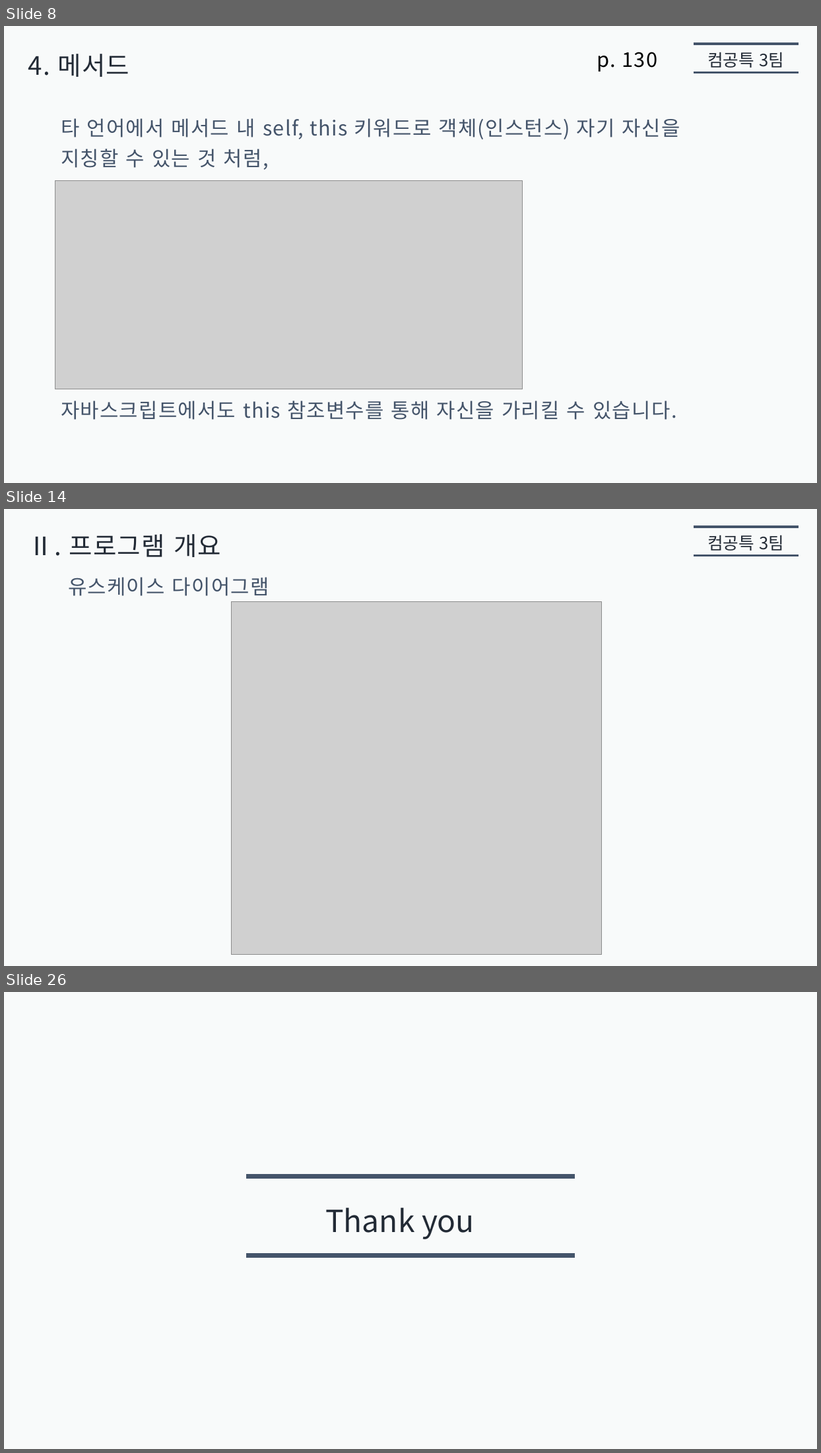
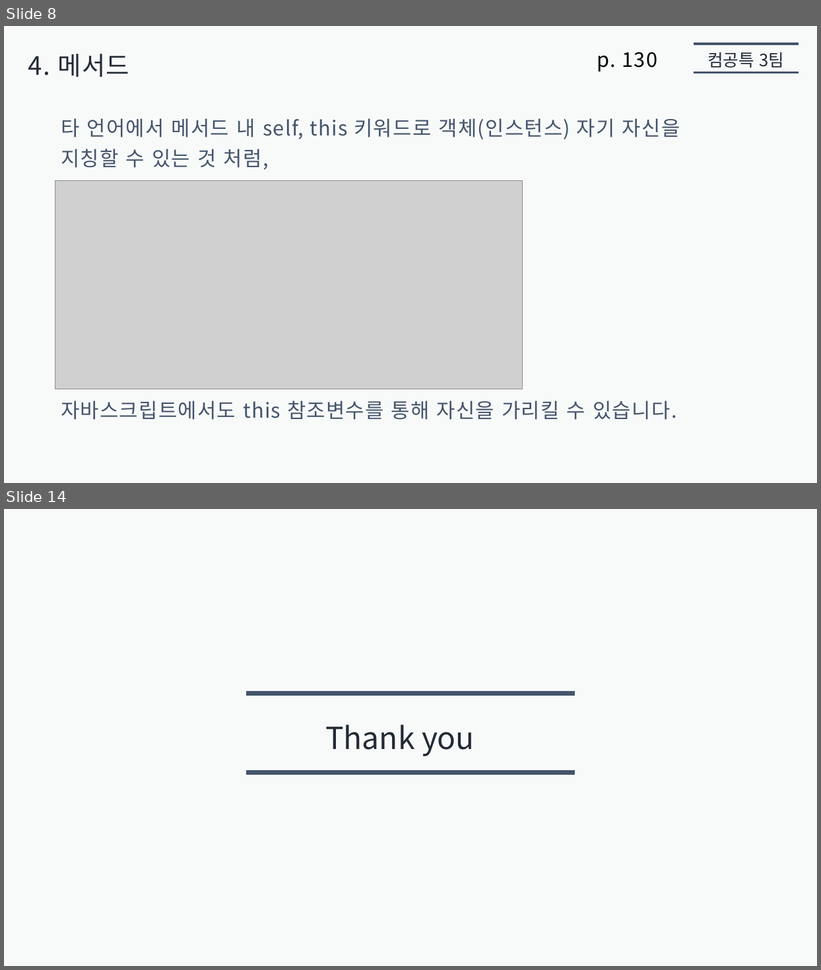
Before and after one commit to jaehoo1/Modern-JavaScript-Deep-Dive, a slide deck: 05. 객체 리터럴/presentation5/jaehoo1/객체_리터럴.pptx. Shown one above the other, each under a label of ours: slides 8, 14 and 26 before the commit, slides 8 and 14 after it; the slides between them are not shown. The pictures are 821x1453 and 821x970 pixels, drawn with LibreOffice and Linux fonts; fonts in the diff are those of the drawing; grey boxes stand for pictures. Boxes give left, top, right and bottom in pixels: in the first picture for what was removed or moved away, otherwise in the second. Text is boxed around its words. In the diff, an @@ line names an element or a change of style, - is before the commit and + after.

```diff
--- a/05. 객체 리터럴/presentation5/jaehoo1/객체_리터럴.pptx
+++ b/05. 객체 리터럴/presentation5/jaehoo1/객체_리터럴.pptx
@@ slide 14 removed at (4,509,817,966), background #F8FAFA @@
@@ line removed from (694, 527) to (799, 527) @@
@@ text removed at (28,534,221,557) @@
-Ⅱ. 프로그램 개요
@@ text removed at (708,535,784,551) @@
-컴공특 3팀
@@ line removed from (694, 555) to (799, 555) @@
@@ text removed at (68,577,269,596) @@
-유스케이스 다이어그램
@@ picture removed at (232,601,601,955) @@
@@ what was slide 26 is now slide 14 @@
```
Also in this commit, not shown: 1 slide changed, 4 slides added, 15 other slides removed.
